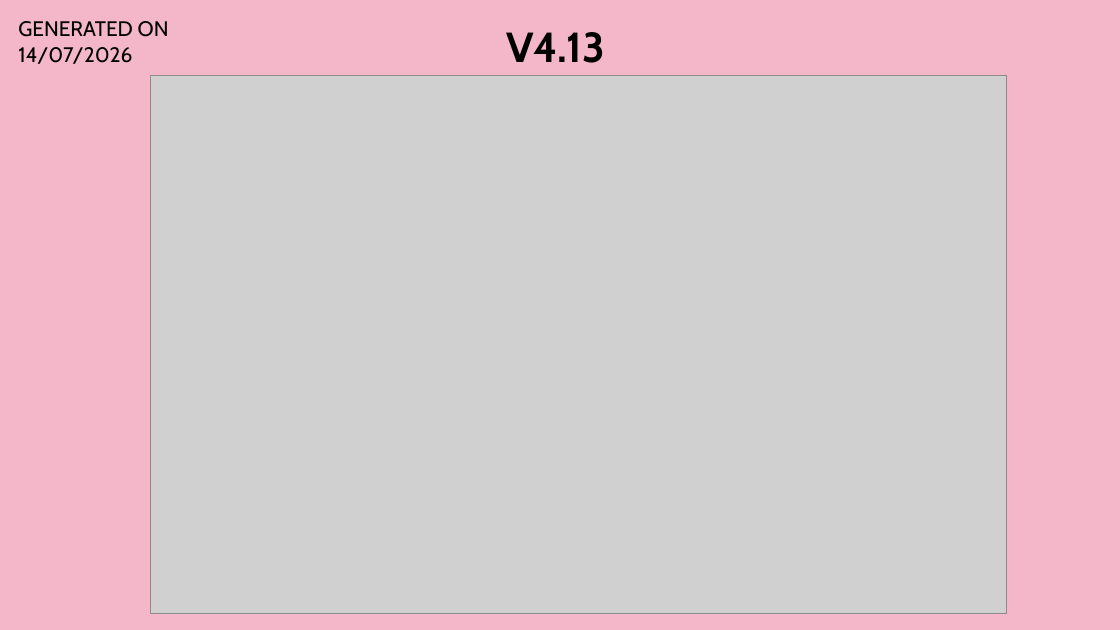
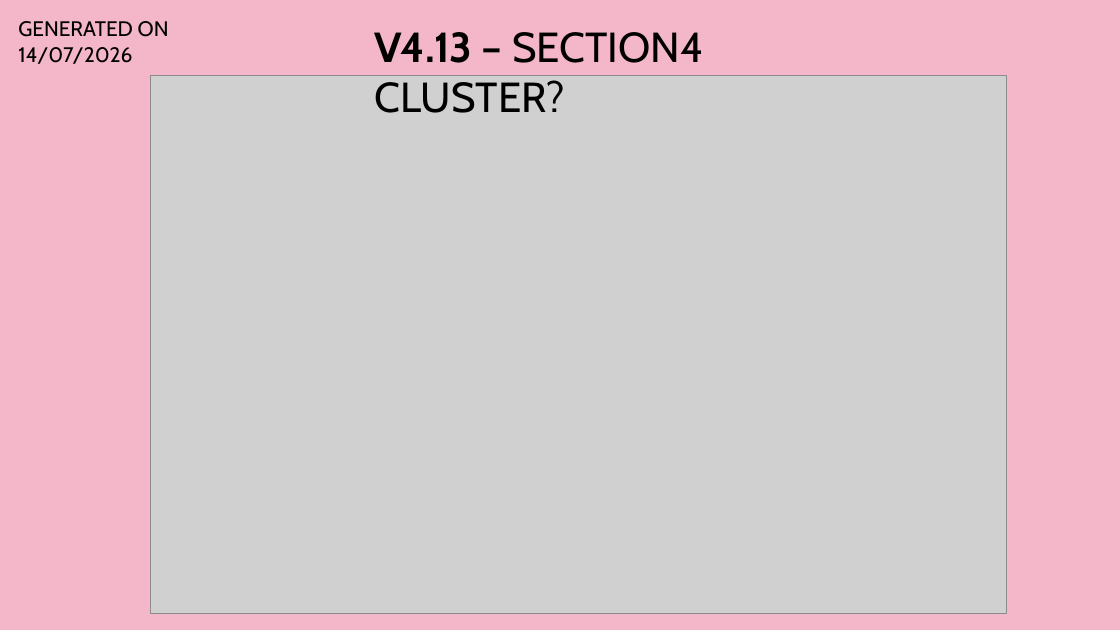
Before and after one commit to Syaziyah30/DeviceCluster, a slide deck: slide 13 of 1.training_model/supplementary/Device Identifier 20260520.pptx. Drawn at 1120x630 pixels with LibreOffice and Linux fonts; fonts in the diff are those of the drawing; grey boxes stand for pictures. Boxes give left, top, right and bottom in pixels: in the first picture for what was removed or moved away, otherwise in the second. Text is boxed around its words. In the diff, an @@ line names an element or a change of style, - is before the commit and + after.

```diff
--- a/1.training_model/supplementary/Device Identifier 20260520.pptx
+++ b/1.training_model/supplementary/Device Identifier 20260520.pptx
@@ text at bbox=[375, 32, 704, 113]: text changed; bold off @@
-V4.13
+V4.13 – SECTION4 CLUSTER?
```
Also in this commit, not shown: 5 other slides changed, 3 slides added, 5 other files.
